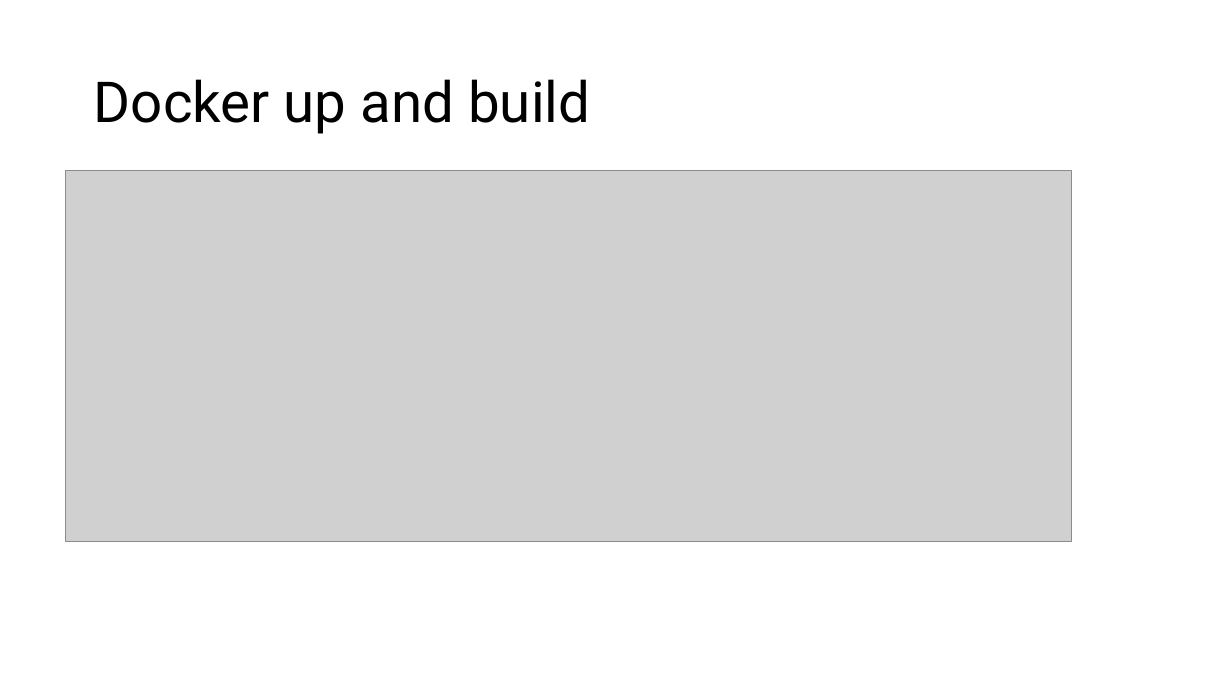
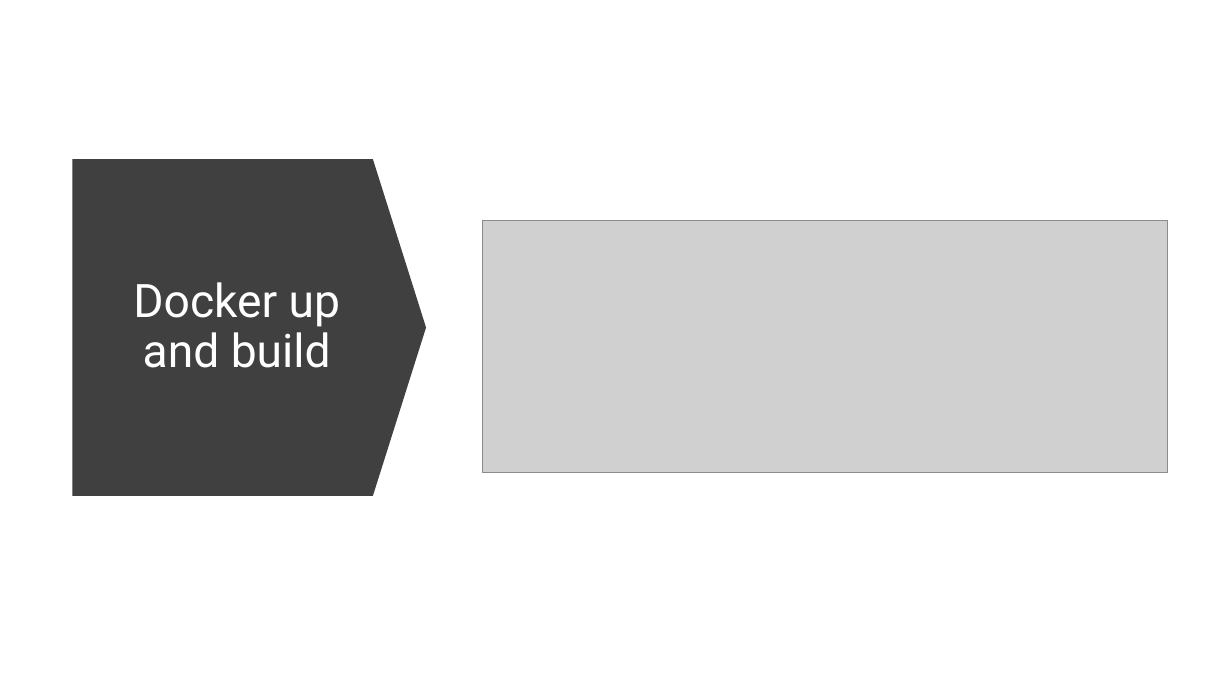
Before and after one commit to za250120548/M_SC_BIGDATA_ERT2025, a slide deck: slide 4 of Unidad_3/work/Unidad3_Evidence.pptx. Drawn at 1232x693 pixels with LibreOffice and Linux fonts; fonts in the diff are those of the drawing; grey boxes stand for pictures. Boxes give left, top, right and bottom in pixels: in the first picture for what was removed or moved away, otherwise in the second. Text is boxed around its words. In the diff, an @@ line names an element or a change of style, - is before the commit and + after.

Commit message:
add name and format to the Unidad3 evidence ppt

```diff
--- a/Unidad_3/work/Unidad3_Evidence.pptx
+++ b/Unidad_3/work/Unidad3_Evidence.pptx
@@ down arrow added at [73,159,427,496], fill #404040 @@
@@ title "Docker up and build": place and size @@
-title "Docker up and build" at [94,79,590,134]
+title "Docker up and build" at [133,282,340,368]
@@ title "Docker up and build" at [133,282,340,368]: size 44 to 36 pt, text colour #000000 to #FFFFFF; alignment left to centre @@
@@ picture: place and size @@
-picture at [66,171,1071,542]
+picture at [482,221,1168,473]
```
Also in this commit, not shown: 6 other slides changed.
